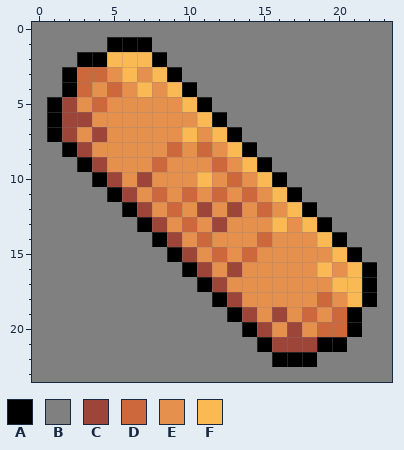
A pixel-art sprite gets an edit: graphics/items/icons/heel_cover.png. Above is the file before it was changed.
The file is 24x24 pixels.
Palette (. is transparent): A #000000  B #808080  C #9e4539  D #cd683d  E #e6904e  F #fbb954
Pixels before, first column x 0:
 0 BBBBBBBBBBBBBBBBBBBBBBBB
 1 BBBBBAAABBBBBBBBBBBBBBBB
 2 BBBAAFFFABBBBBBBBBBBBBBB
 3 BBADDEFEFABBBBBBBBBBBBBB
 4 BBADEDEFEFABBBBBBBBBBBBB
 5 BACEDEEEEEFABBBBBBBBBBBB
 6 BACCEEEEEEEFABBBBBBBBBBB
 7 BACECEEEEEFEFABBBBBBBBBB
 8 BBACEEEEEDEDEFABBBBBBBBB
 9 BBBACEEEDEEEDEFABBBBBBBB
10 BBBBACECEEEFEDEFABBBBBBB
11 BBBBBACEDEDEDEDEFABBBBBB
12 BBBBBBACEDECECEDEFABBBBB
13 BBBBBBBACEDECEEEFEFABBBB
14 BBBBBBBBACEDEEEDEEEFABBB
15 BBBBBBBBBACEDEDEEEEEFABB
16 BBBBBBBBBBACECEEEEEFEFAB
17 BBBBBBBBBBBACEEEEEEEFFAB
18 BBBBBBBBBBBBACEEEEEDEFAB
19 BBBBBBBBBBBBBACECEDEDABB
20 BBBBBBBBBBBBBBACECEDDABB
21 BBBBBBBBBBBBBBBACCCAABBB
22 BBBBBBBBBBBBBBBBAAABBBBB
23 BBBBBBBBBBBBBBBBBBBBBBBB
New version:
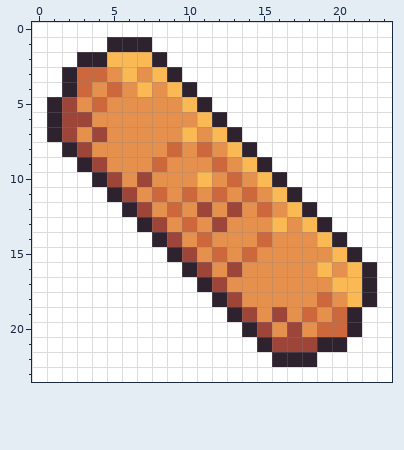
The edit:
colour A: #000000 -> #2e222f
colour B: #808080 -> #ffffff
Pixel boxes of the changes (left, top, right, bottom) in both pictures:
changed: (32, 22, 392, 382)
